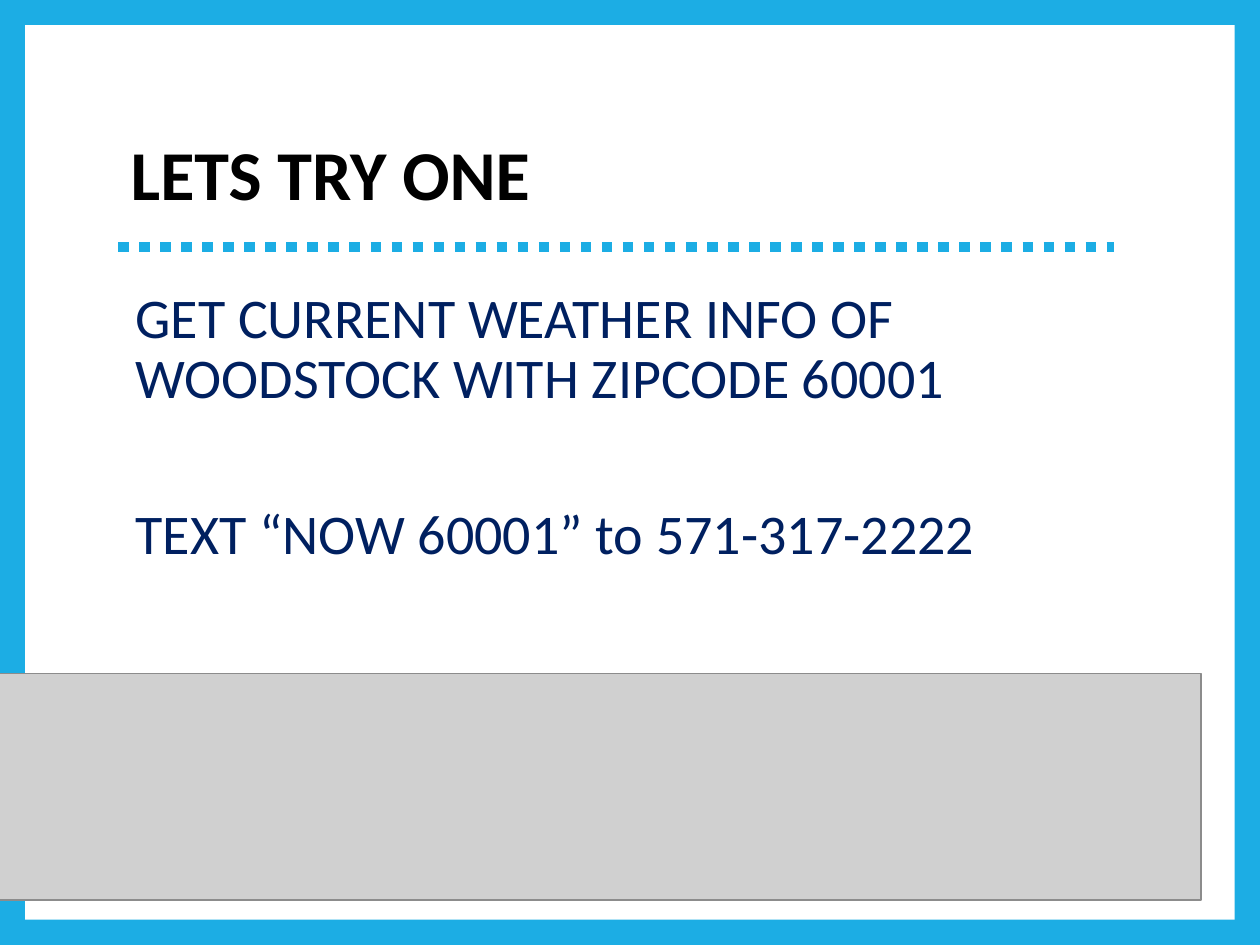
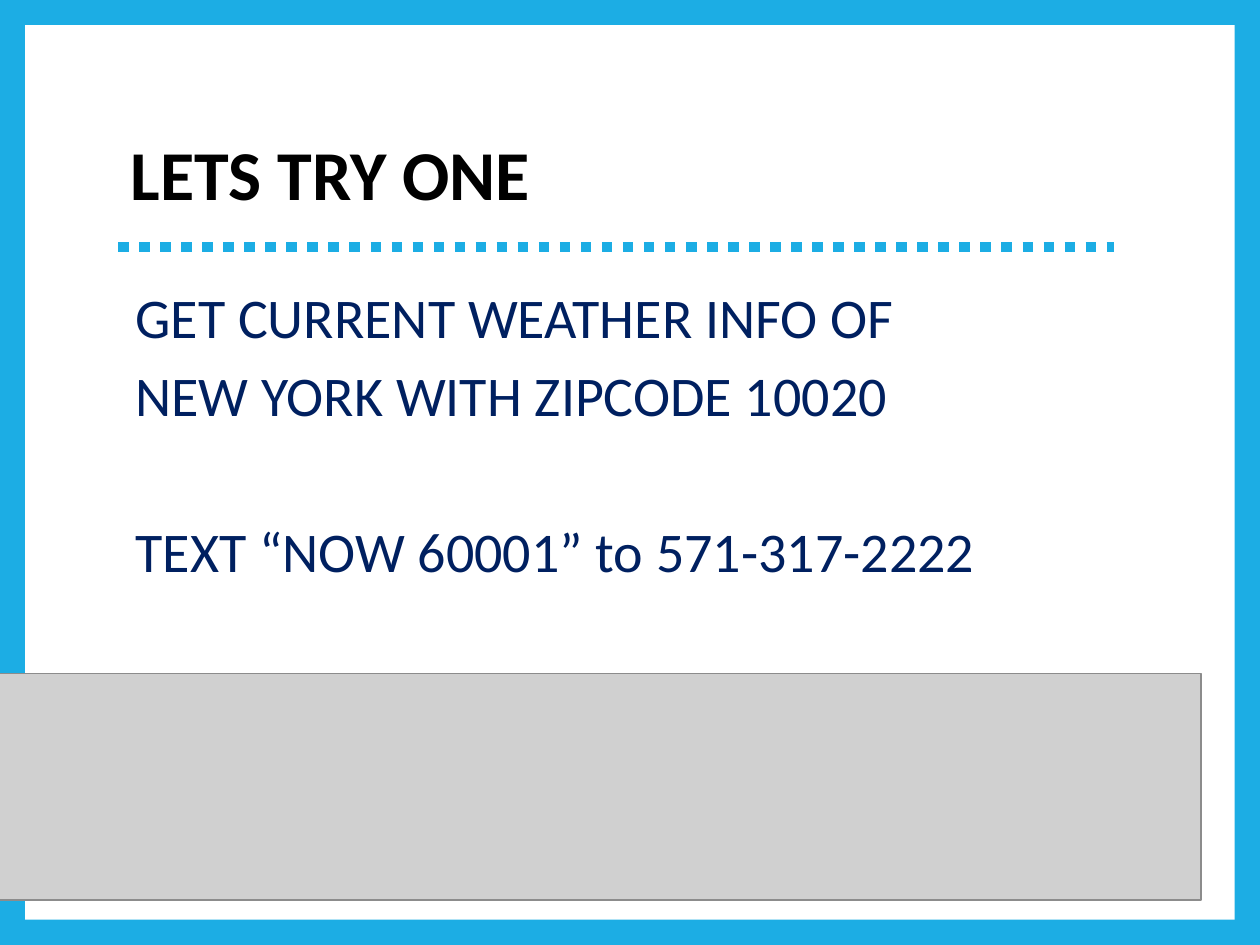
Before and after one commit to abastola/Smart-DressUp, a slide deck: slide 8 of SMART WEATHER.pptx (slide 5 before the commit). Drawn at 1260x945 pixels with LibreOffice and Linux fonts; fonts in the diff are those of the drawing; grey boxes stand for pictures. Boxes give left, top, right and bottom in pixels: in the first picture for what was removed or moved away, otherwise in the second. Text is boxed around its words. In the diff, an @@ line names an element or a change of style, - is before the commit and + after.

```diff
--- a/SMART WEATHER.pptx
+++ b/SMART WEATHER.pptx
@@ text at bbox=[135, 301, 893, 417]: text changed @@
-GET CURRENT WEATHER INFO OF WOODSTOCK WITH ZIPCODE 60001
+GET CURRENT WEATHER INFO OF
+NEW YORK WITH ZIPCODE 10020
```
Also in this commit, not shown: 3 slides added, 5 other files.
